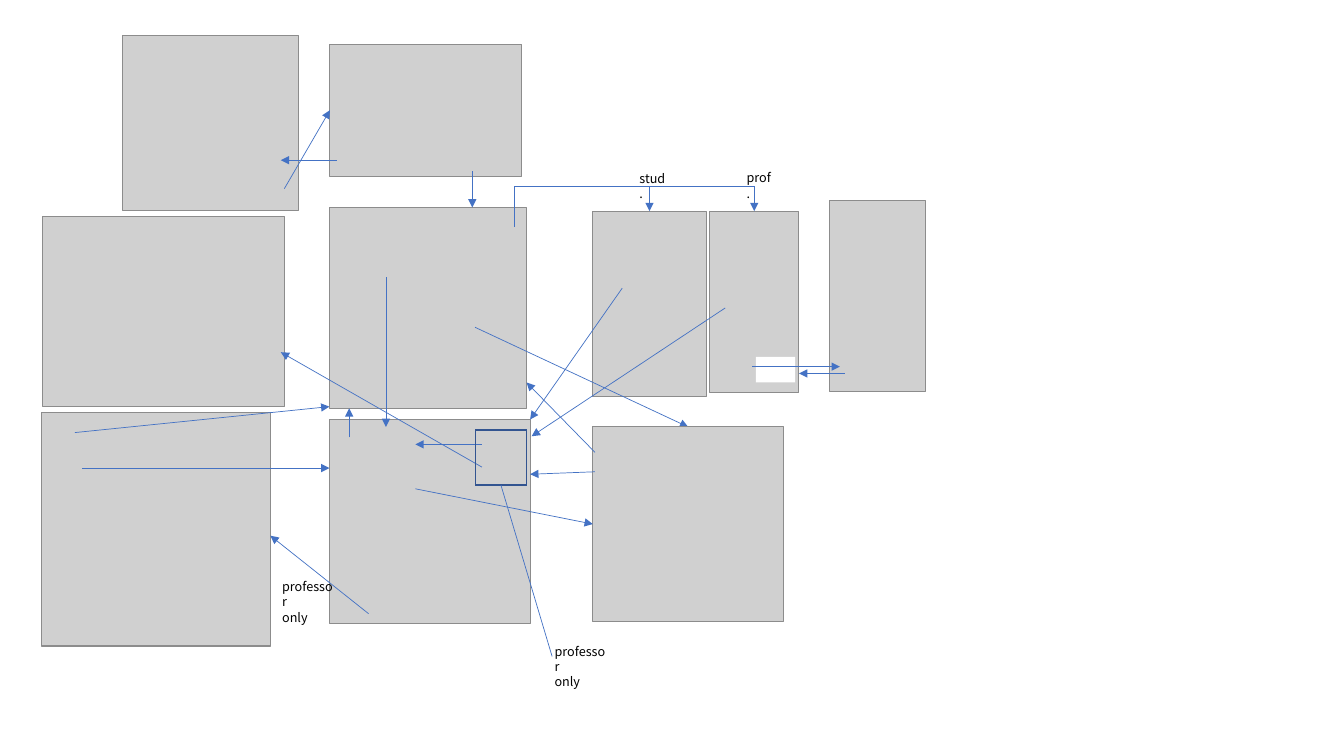
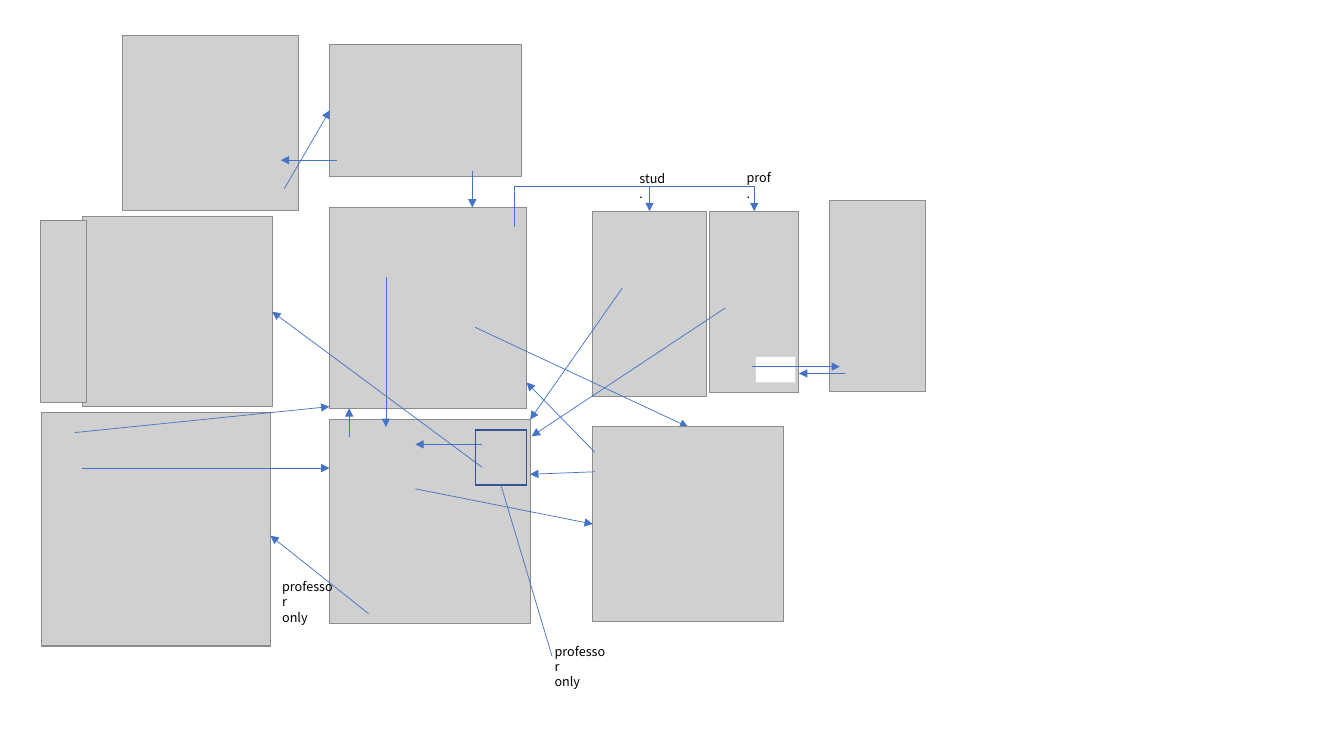
Before and after one commit to sjho/classtagram, a slide deck: slide 11 of Req_Spec/pictures/swppppt.pptx. Drawn at 1344x756 pixels with LibreOffice and Linux fonts; fonts in the diff are those of the drawing; grey boxes stand for pictures. Boxes give left, top, right and bottom in pixels: in the first picture for what was removed or moved away, otherwise in the second. Text is boxed around its words. In the diff, an @@ line names an element or a change of style, - is before the commit and + after.

```diff
--- a/Req_Spec/pictures/swppppt.pptx
+++ b/Req_Spec/pictures/swppppt.pptx
@@ picture added at (40, 221, 86, 403) @@
@@ picture: place and size @@
-picture at (43, 217, 285, 406)
+picture at (82, 217, 272, 406)
@@ arrow moved from (482, 467) - (281, 352) to (482, 467) - (272, 312) @@
```
Also in this commit, not shown: 1 other slide changed, 50 other files.
